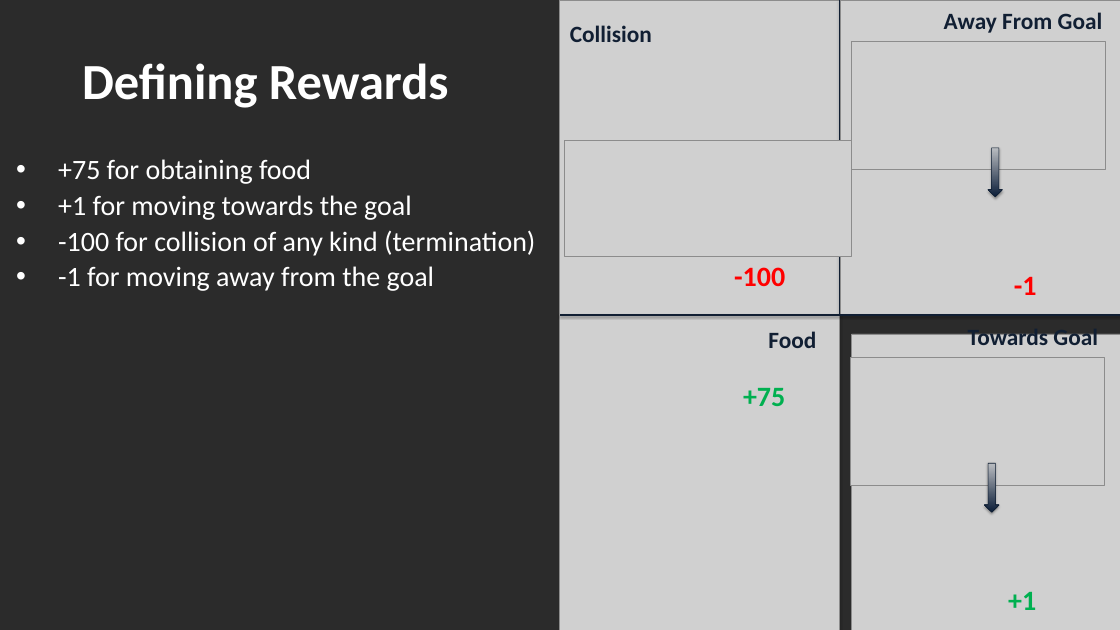
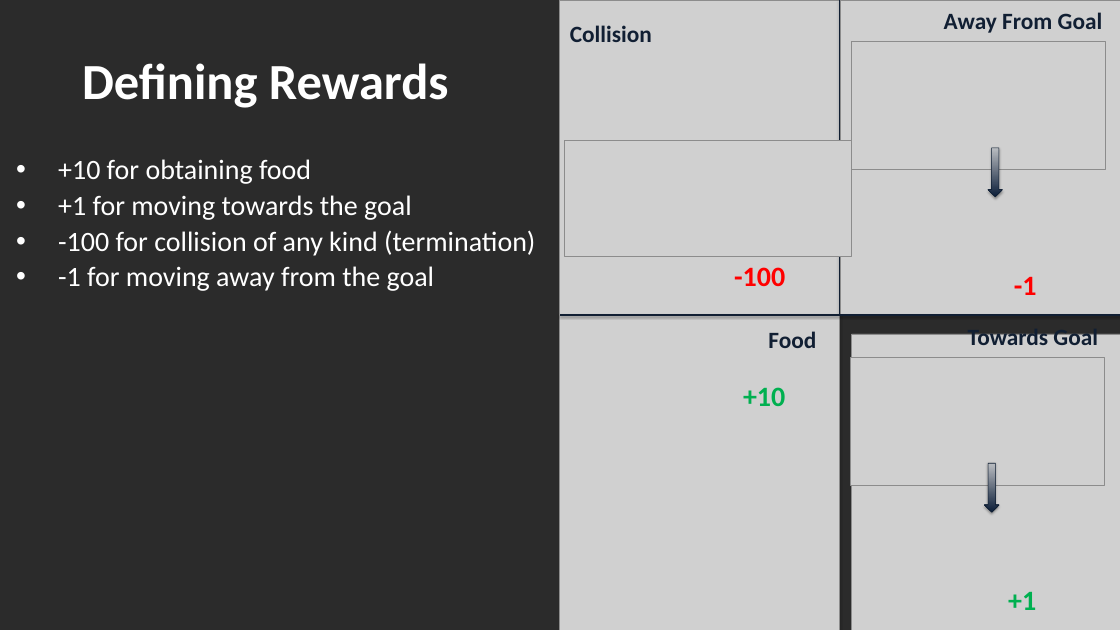
Before and after one commit to tlagore/ece559b_project, a slide deck: slide 9 of presentation/ece559b_presentation.pptx (slide 8 before the commit). Drawn at 1120x630 pixels with LibreOffice and Linux fonts; fonts in the diff are those of the drawing; grey boxes stand for pictures; background and template pictures are left out; a plain dark background stands for a picture behind light text. Boxes give left, top, right and bottom in pixels: in the first picture for what was removed or moved away, otherwise in the second. Text is boxed around its words. In the diff, an @@ line names an element or a change of style, - is before the commit and + after.

Commit message:
updated presentation, change food reward, update espilon

```diff
--- a/presentation/ece559b_presentation.pptx
+++ b/presentation/ece559b_presentation.pptx
@@ text at box(58, 159, 311, 184): text changed @@
-• +75 for obtaining food
+• +10 for obtaining food
@@ text at box(743, 387, 785, 406): text changed @@
-+75
++10
```
Also in this commit, not shown: 5 other slides changed, 1 slide added, 3 other files.
